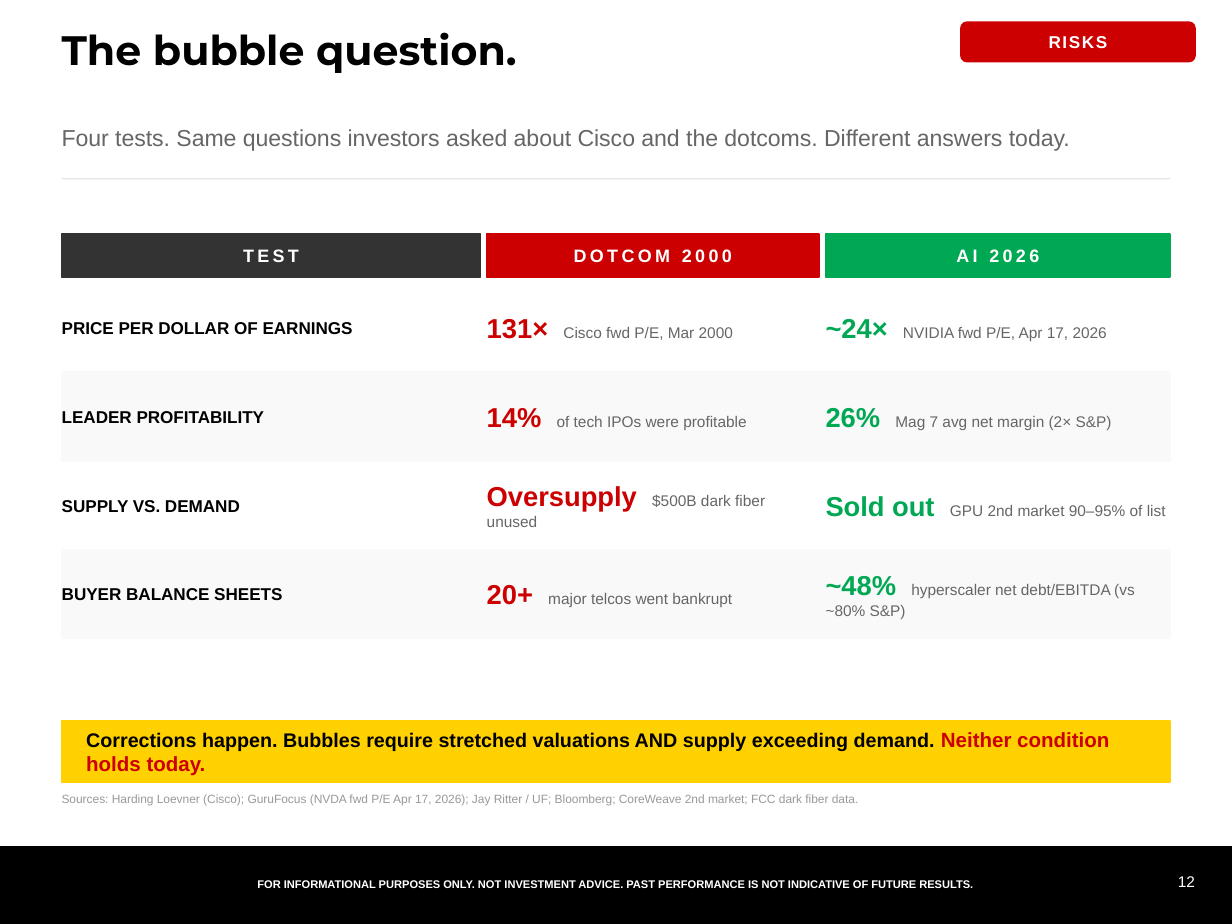
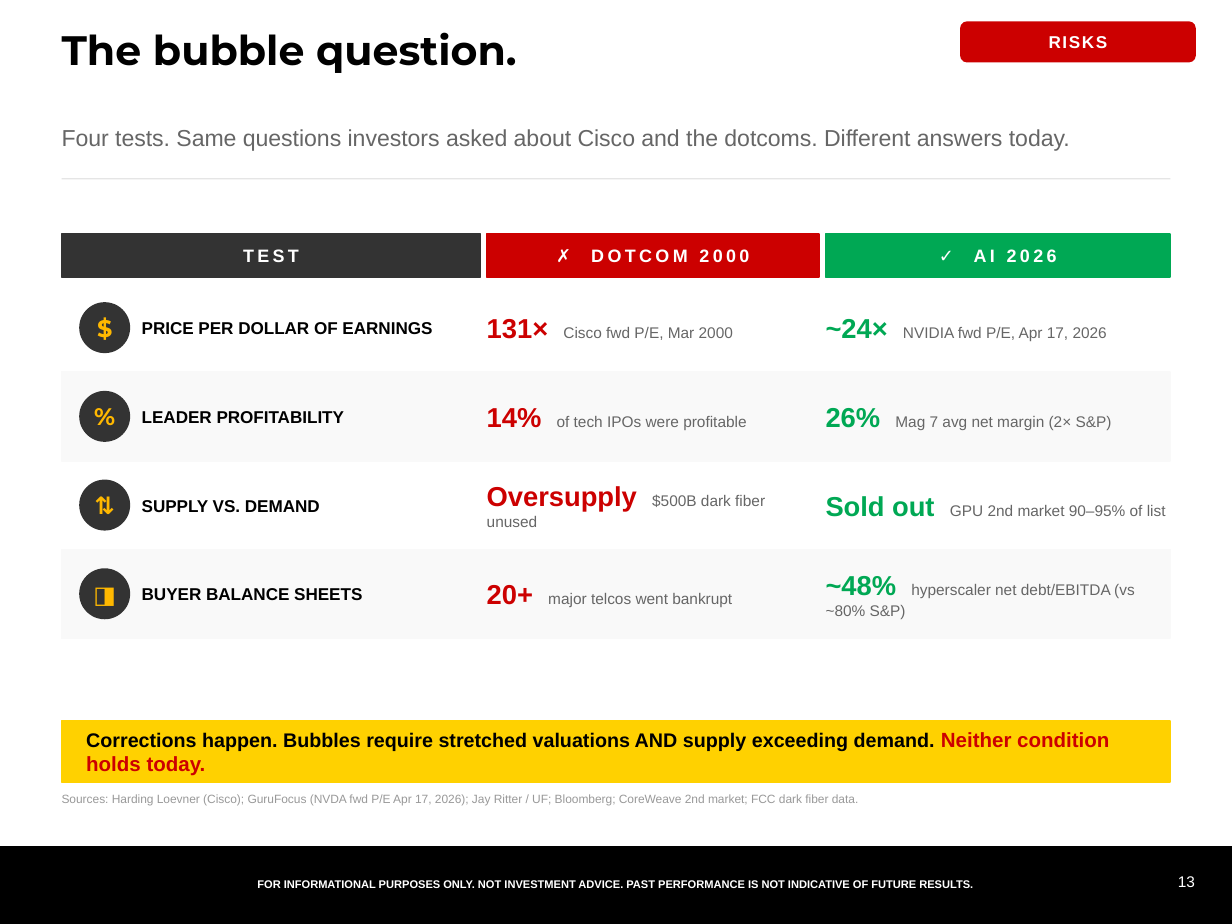
Before and after one commit to samuelcmcclellan-cell/ai-markets-deck, a slide deck: slide 13 of ai-markets-deck.pptx (slide 12 before the commit). Drawn at 1232x924 pixels with LibreOffice and Linux fonts; fonts in the diff are those of the drawing. Boxes give left, top, right and bottom in pixels: in the first picture for what was removed or moved away, otherwise in the second. Text is boxed around its words. In the diff, an @@ line names an element or a change of style, - is before the commit and + after.

```diff
--- a/ai-markets-deck.pptx
+++ b/ai-markets-deck.pptx
@@ text at (591,249,749,262): text changed @@
-DOTCOM 2000
+✗ DOTCOM 2000
@@ text at (974,249,1057,262): text changed @@
-AI 2026
+✓ AI 2026
@@ text "PRICE PER DOLLAR OF EARNINGS": place and size @@
-text "PRICE PER DOLLAR OF EARNINGS" at (62,322,353,334)
+text "PRICE PER DOLLAR OF EARNINGS" at (142,322,432,334)
@@ ellipse added at (80,303,129,352), fill #333333, outline #333333 1 pt @@
@@ text added at (80,303,129,352), 14 pt, text #FFB800, bold @@
+$
@@ text "LEADER PROFITABILITY": place and size @@
-text "LEADER PROFITABILITY" at (62,411,265,423)
+text "LEADER PROFITABILITY" at (142,411,345,423)
@@ ellipse added at (80,392,129,441), fill #333333, outline #333333 1 pt @@
@@ text added at (80,392,129,441), 14 pt, text #FFB800, bold @@
+%
@@ text "SUPPLY VS. DEMAND": place and size @@
-text "SUPPLY VS. DEMAND" at (62,500,240,512)
+text "SUPPLY VS. DEMAND" at (142,500,320,512)
@@ ellipse added at (80,480,129,530), fill #333333, outline #333333 1 pt @@
@@ text added at (80,480,129,530), 14 pt, text #FFB800, bold @@
+⇅
@@ ellipse added at (80,569,129,618), fill #333333, outline #333333 1 pt @@
@@ text added at (80,569,129,618), 14 pt, text #FFB800, bold @@
+◨
@@ text "BUYER BALANCE SHEETS": place and size @@
-text "BUYER BALANCE SHEETS" at (62,588,282,600)
+text "BUYER BALANCE SHEETS" at (142,588,362,600)
@@ text at (1178,876,1195,887): text changed @@
-12
+13
```
Also in this commit, not shown: 16 other slides changed, 2 slides added, 1 slide removed, 22 other files.
